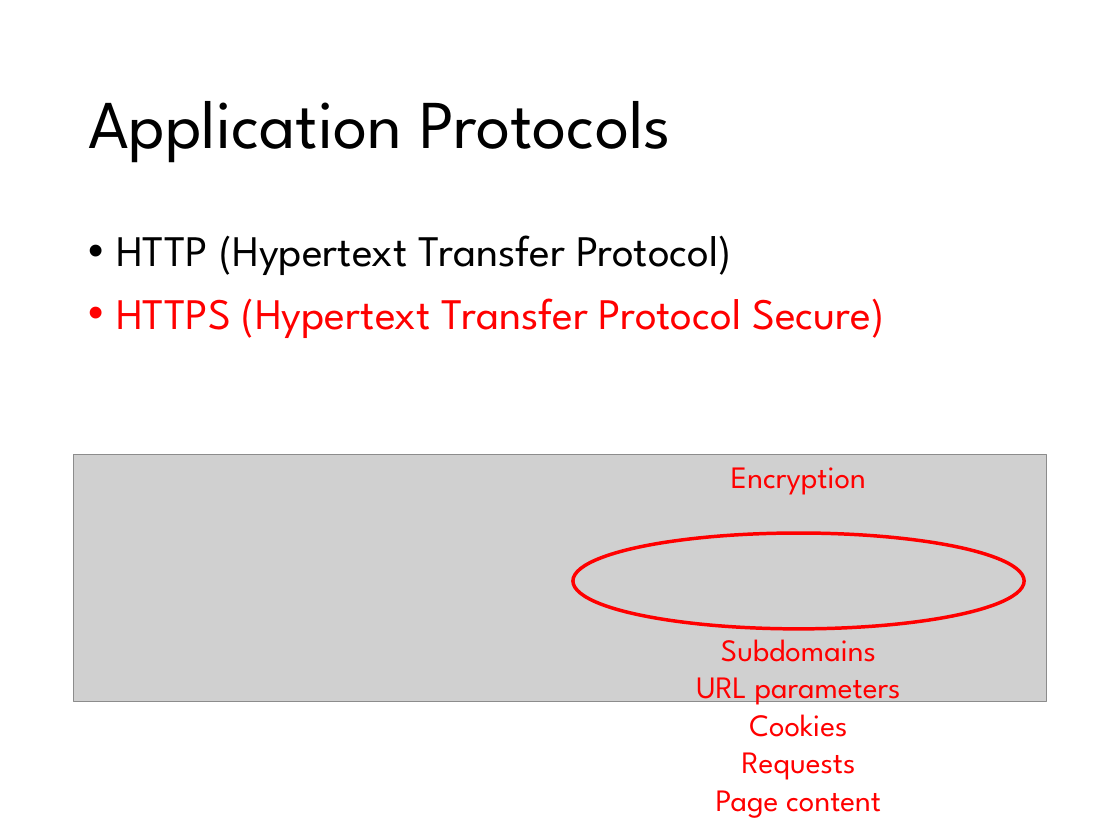
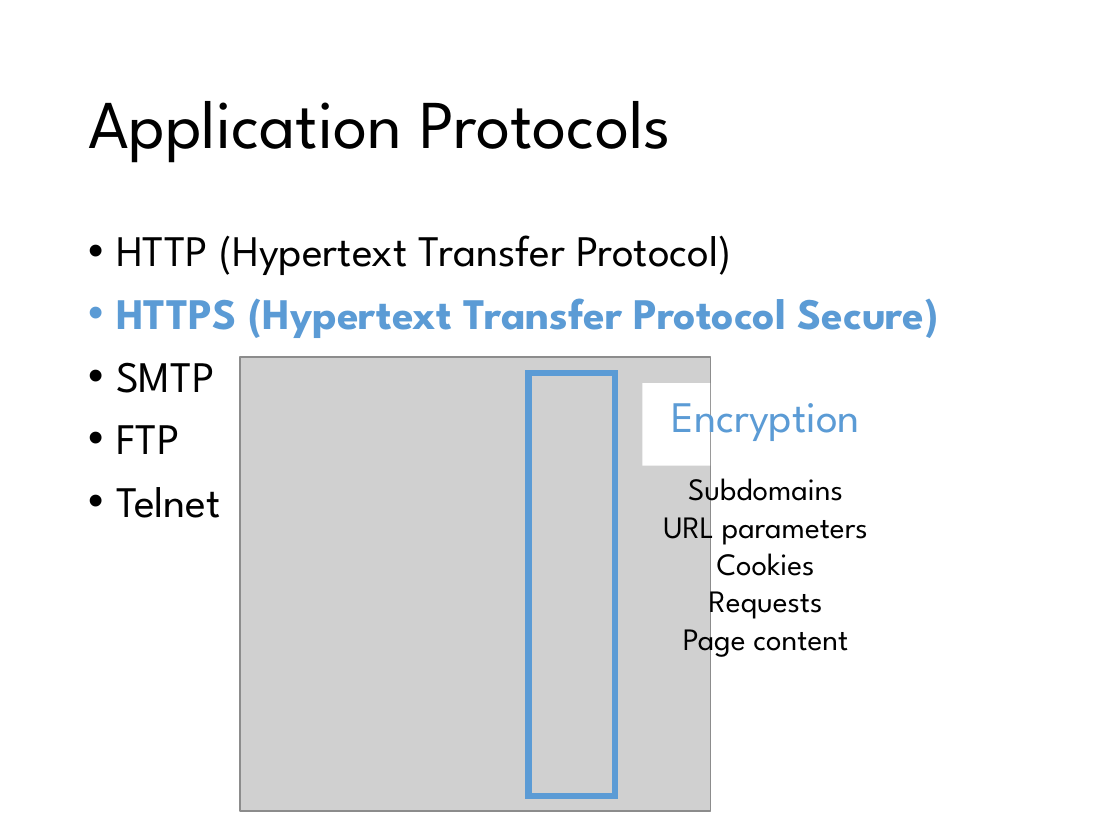
Before and after one commit to Yi-Chia-Chen/my-website, a slide deck: slide 60 of Files/Slides/Web Development_Yi-Chia Chen.pptx (slide 53 before the commit). Drawn at 1120x840 pixels with LibreOffice and Linux fonts; fonts in the diff are those of the drawing; grey boxes stand for pictures. Boxes give left, top, right and bottom in pixels: in the first picture for what was removed or moved away, otherwise in the second. Text is boxed around its words. In the diff, an @@ line names an element or a change of style, - is before the commit and + after.

```diff
--- a/Files/Slides/Web Development_Yi-Chia Chen.pptx
+++ b/Files/Slides/Web Development_Yi-Chia Chen.pptx
@@ text at bbox=[116, 298, 939, 338]: text colour #FF0000 to #5B9BD5, bold on in "HTTPS (Hypertext Transfer Protocol Secure)" @@
@@ picture added at bbox=[240, 357, 710, 811] @@
@@ text at bbox=[116, 362, 221, 518]: paragraphs added @@
+• SMTP
+• FTP
+• Telnet
@@ rectangle added at bbox=[529, 373, 616, 796], outline #5B9BD5 4 pt @@
@@ text "Encryption": place and size @@
-text "Encryption" at bbox=[731, 467, 866, 495]
+text "Encryption" at bbox=[671, 388, 860, 445]
@@ text "Encryption" at bbox=[671, 388, 860, 445]: size 20 to 28 pt, text colour #FF0000 to #5B9BD5 @@
@@ rectangle added at bbox=[643, 383, 711, 466], fill #FFFFFF @@
@@ picture removed at bbox=[73, 455, 1046, 701] @@
@@ text "Subdomains": place and size @@
-text "Subdomains" at bbox=[696, 630, 901, 818]
+text "Subdomains" at bbox=[663, 469, 868, 659]
@@ text "Subdomains" at bbox=[663, 469, 868, 659]: text colour #FF0000 to #000000 @@
@@ ellipse removed at bbox=[573, 533, 1025, 629] @@
```
Also in this commit, not shown: 23 other slides changed, 19 slides added, 11 slides removed, 3 other files.
